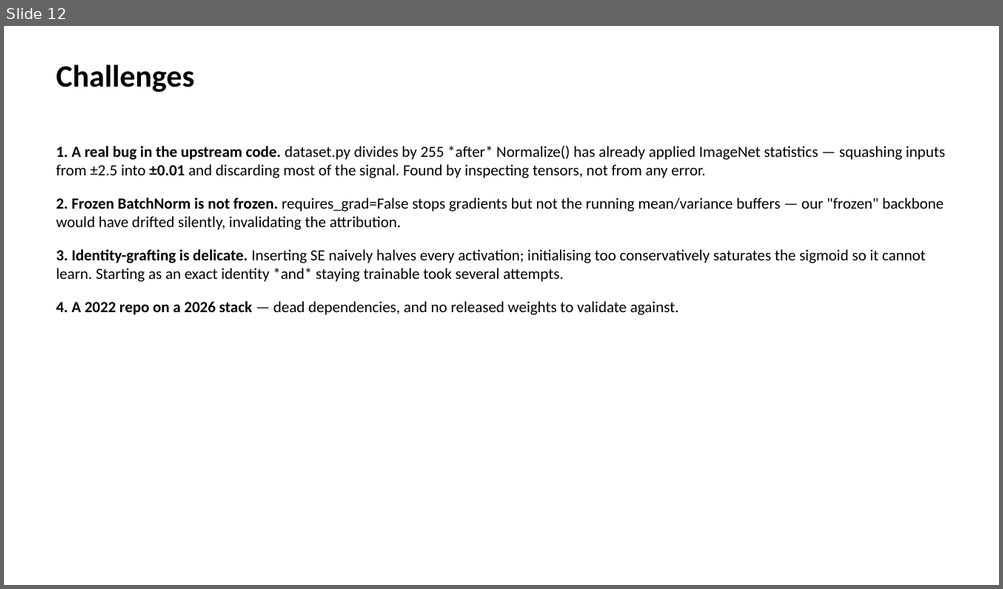
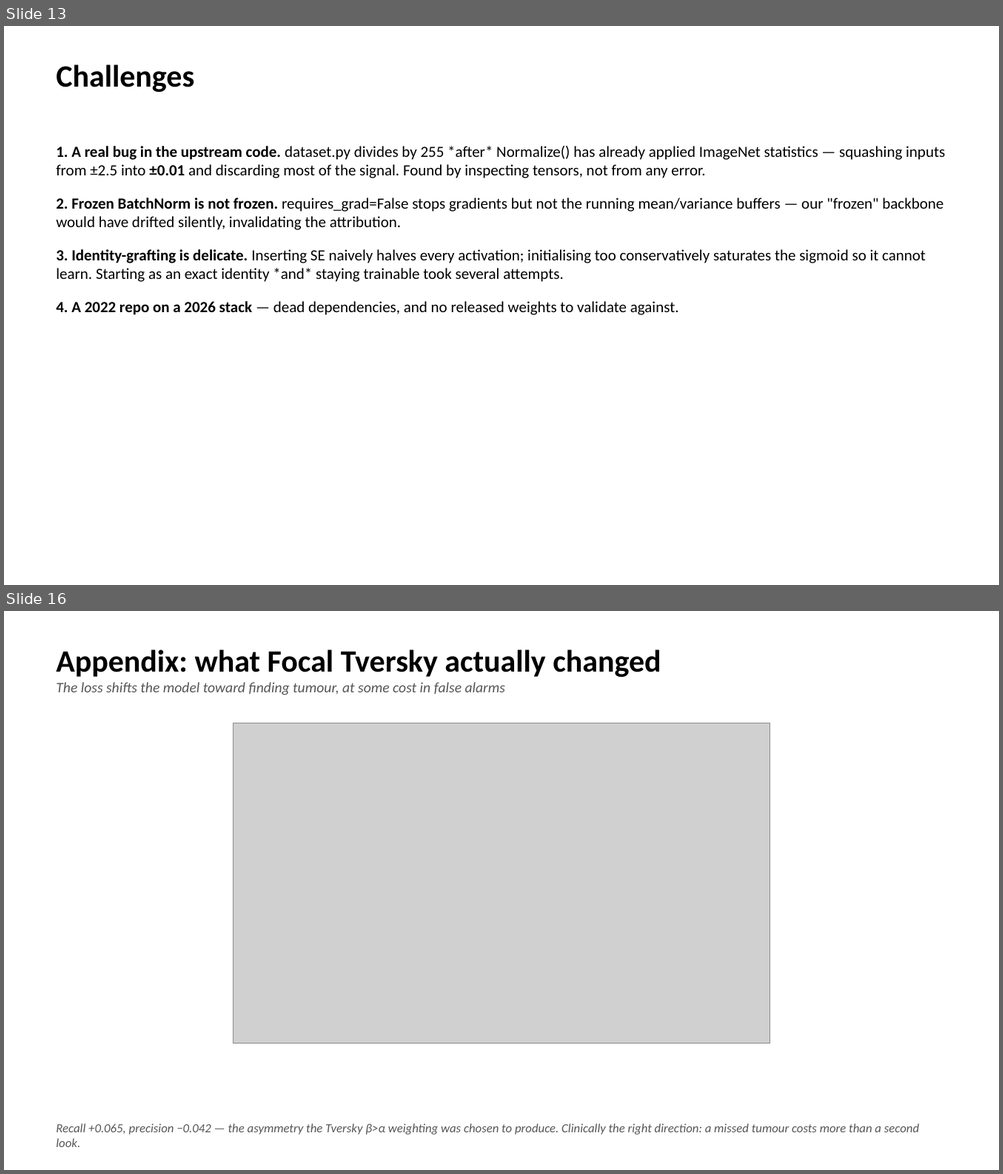
Before and after one commit to DavidShenzi/unext-project, a slide deck: UNeXt_presentation.pptx. Shown one above the other, each under a label of ours: slide 12 before the commit, slides 13 and 16 after it; the slides between them are not shown. The pictures are 1003x589 and 1003x1174 pixels, drawn with LibreOffice and Linux fonts; fonts in the diff are those of the drawing; grey boxes stand for pictures. Boxes give left, top, right and bottom in pixels: in the first picture for what was removed or moved away, otherwise in the second. Text is boxed around its words. In the diff, an @@ line names an element or a change of style, - is before the commit and + after.

```diff
--- a/UNeXt_presentation.pptx
+++ b/UNeXt_presentation.pptx
@@ slide 16 added at box(4, 611, 999, 1170), background #FFFFFF @@
@@ text added at box(56, 649, 660, 695), 14 pt, text #555555, italic @@
+Appendix: what Focal Tversky actually changed
+The loss shifts the model toward finding tumour, at some cost in false alarms
@@ picture added at box(233, 723, 770, 1044) @@
@@ text added at box(56, 1124, 919, 1147), 12 pt, text #555555, italic @@
+Recall +0.065, precision −0.042 — the asymmetry the Tversky β>α weighting was chosen to produce. Clinically the right direction: a missed tumour costs more than a second look.
@@ what was slide 12 is now slide 13 @@
```
Also in this commit, not shown: 3 slides changed, 1 other slide added.
